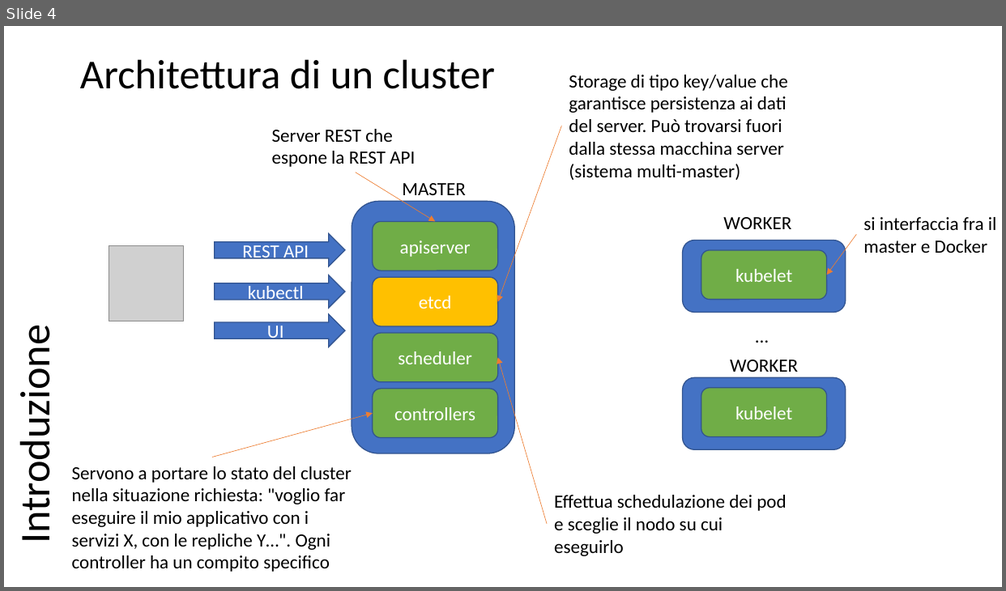
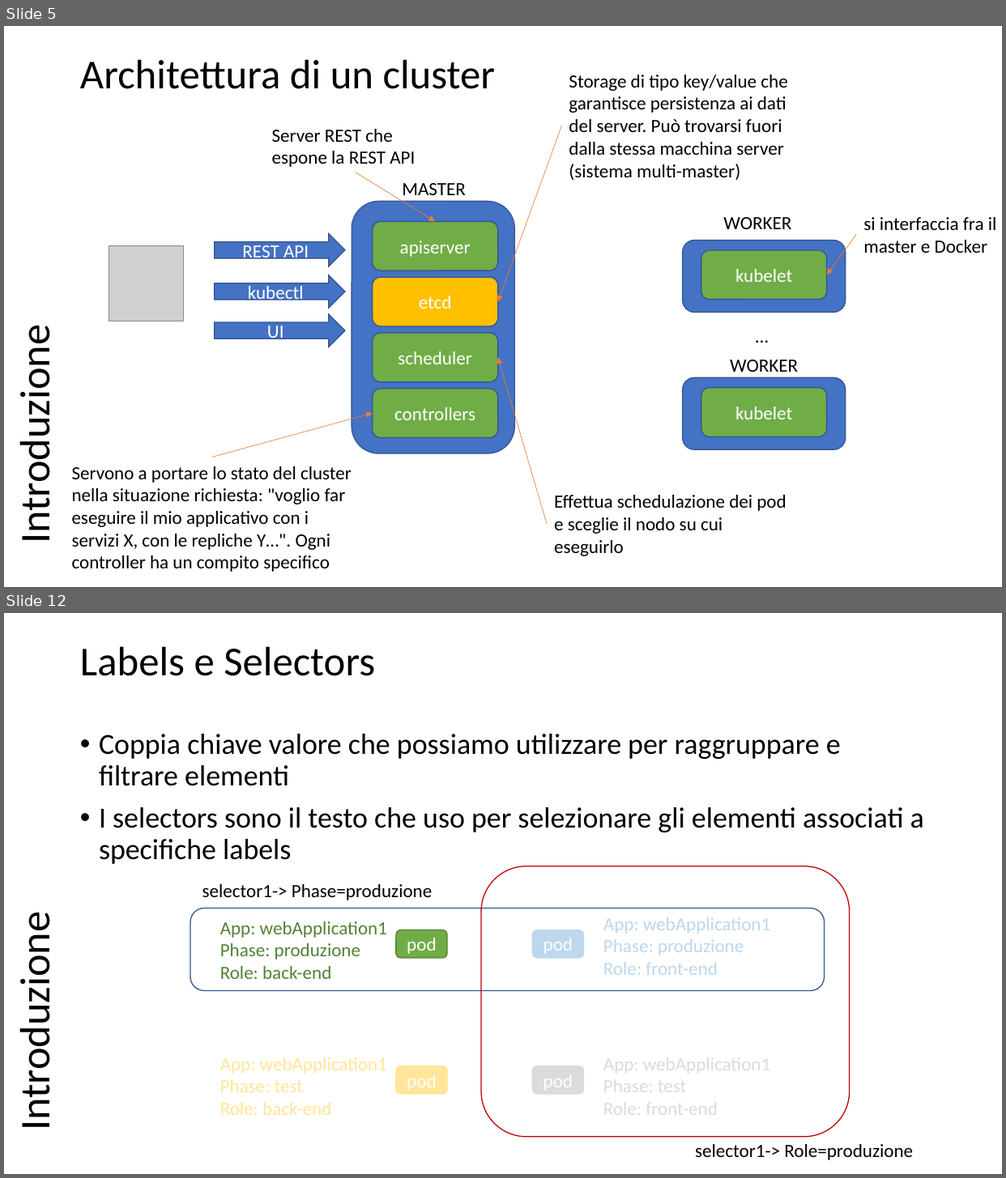
Before and after one commit to scastagnoli/academySisal, a slide deck: kubernetes.pptx. Shown one above the other, each under a label of ours: slide 4 before the commit, slides 5 and 12 after it; the slides between them are not shown. The pictures are 1006x591 and 1006x1178 pixels, drawn with LibreOffice and Linux fonts; fonts in the diff are those of the drawing; grey boxes stand for pictures. Boxes give left, top, right and bottom in pixels: in the first picture for what was removed or moved away, otherwise in the second. Text is boxed around its words. In the diff, an @@ line names an element or a change of style, - is before the commit and + after.

```diff
--- a/kubernetes.pptx
+++ b/kubernetes.pptx
@@ slide 12 added at box(4, 613, 1002, 1174), background #FFFFFF @@
@@ title added at box(80, 646, 375, 676), 39.6 pt, text #000000 @@
+Labels e Selectors
@@ text added at box(99, 734, 924, 864), 28 pt, text #000000 @@
+• Coppia chiave valore che possiamo utilizzare per raggruppare e filtrare elementi
+• I selectors sono il testo che uso per selezionare gli elementi associati a specifiche labels
@@ rounded rectangle added at box(482, 867, 850, 1138), outline #C00000 1 pt @@
@@ text added at box(202, 884, 432, 901), 18 pt, text #000000 @@
+selector1-> Phase=produzione
@@ rounded rectangle added at box(190, 909, 825, 991), outline #325491 1 pt @@
@@ text added at box(220, 922, 387, 979), 18 pt, text #548235 @@
+App: webApplication1
+Phase: produzione
+Role: back-end
@@ text added at box(603, 918, 770, 975), 18 pt, text #BDD7EE @@
+App: webApplication1
+Phase: produzione
+Role: front-end
@@ text added at box(10, 935, 62, 1124), 40.7 pt, text #000000 @@
+Introduzione
@@ rounded rectangle added at box(396, 931, 447, 958), fill #70AD47, outline #538035 1 pt, 18 pt, text #FFFFFF @@
+pod
@@ rounded rectangle added at box(533, 931, 583, 958), fill #BDD7EE, outline #BDD7EE 1 pt, 18 pt, text #FFFFFF @@
+pod
@@ rounded rectangle added at box(396, 1067, 447, 1094), fill #FFE699, outline #FFE699 1 pt @@
@@ rounded rectangle added at box(533, 1067, 583, 1094), fill #DBDBDB, outline #DBDBDB 1 pt, 18 pt, text #FFFFFF @@
+pod
@@ text added at box(603, 1053, 770, 1121), 18 pt, text #DBDBDB @@
+App: webApplication1
+Phase: test
+Role: front-end
@@ text added at box(695, 1144, 913, 1161), 18 pt, text #000000 @@
+selector1-> Role=produzione
@@ what was slide 4 is now slide 5 @@
```
Also in this commit, not shown: 6 slides changed, 12 other slides added.
